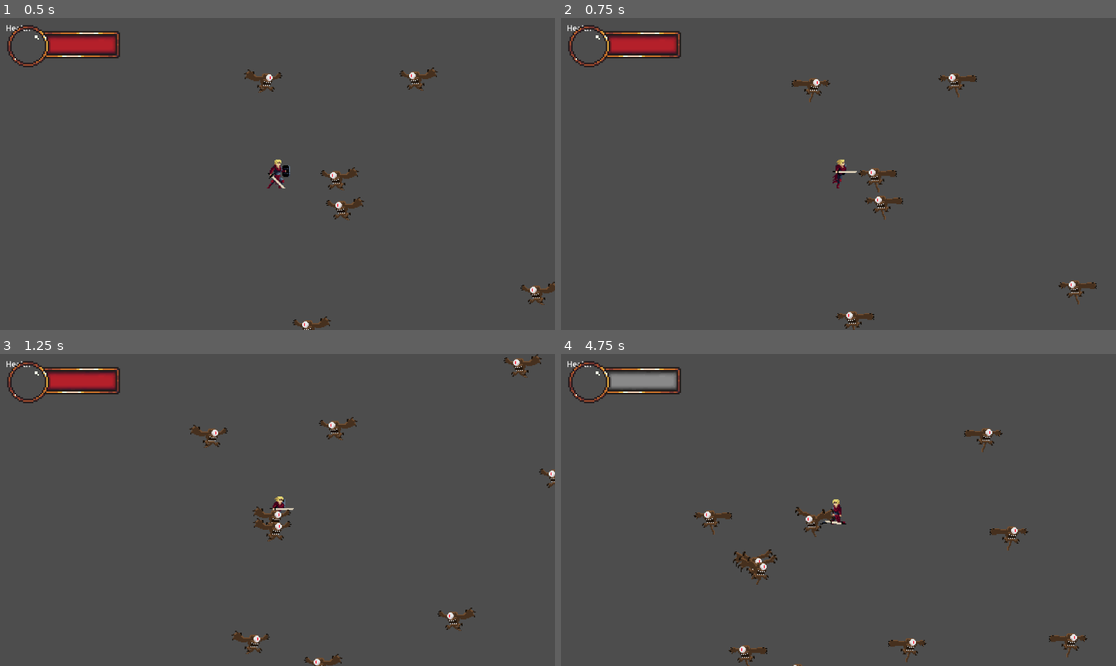
Above: before the commit, frames 1-4 (two rows, left to right).
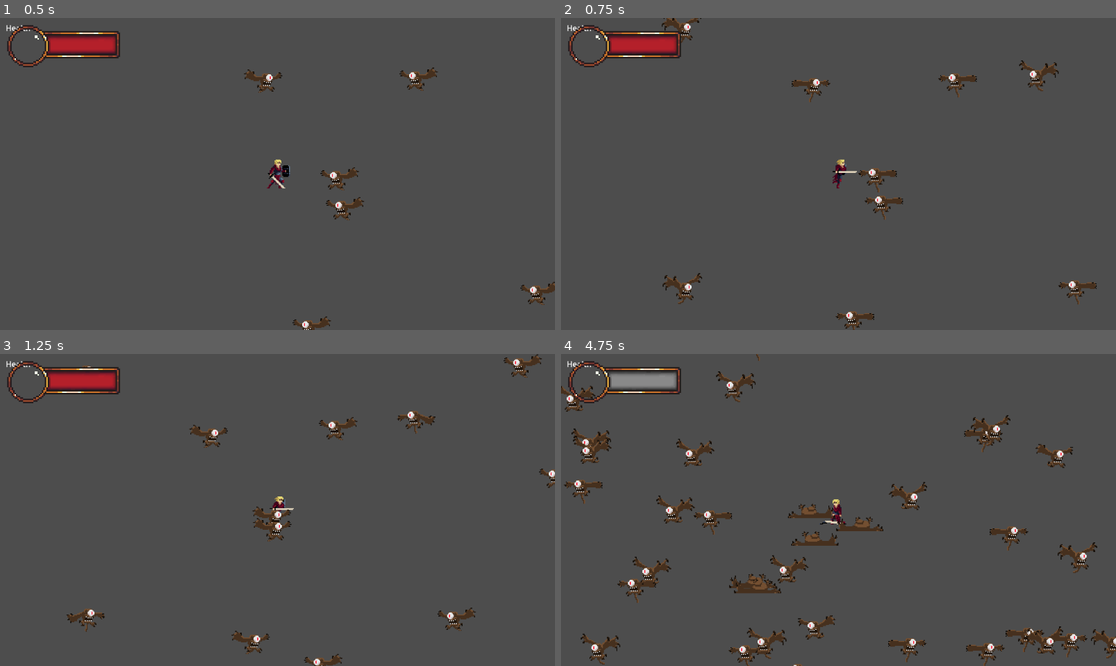
Above: after the commit, the same moments.

Repository: PolyBytes/Jame-Gam-39
Game: Godot game, scene res://Levels/Prototyping.tscn
The game is run twice, just before and just after one commit, with the same random seed, the same clock (stepped at 60 frames per second) and the same inputs.
Inputs (mouse positions are in pixels of both pictures, inside the frame that each line leads up to):
- Up to frame 1 (0.5 s): no input
- Up to frame 2 (0.75 s): move the mouse to (960, 158) at 0.52 s; hold D (move_right) from 0.53 s (still down); tap Space (dodge_roll) at 0.6 s
- Up to frame 3 (1.25 s): keep holding D (move_right)
- Up to frame 4 (4.75 s): move the mouse to (727, 525) at 1.27 s; release D (move_right) at 1.28 s; hold S (move_down) 1.28-2.03 s; click (727, 525) at 1.35 s; tap Space (dodge_roll) at 1.55, 2.1, 2.85, 3.8, 4.35 s; move the mouse to (894, 441) at 2.02 s; hold D (move_right) 2.03-2.78 s; move the mouse to (810, 572) at 2.77 s; hold W (move_up) 2.78-3.53 s; move the mouse to (1005, 556) at 3.52 s; hold A (move_left) from 3.53 s (still down); click (1005, 556) at 3.6 s; move the mouse to (672, 463) at 4.27 s

Frame 1 is identical in both runs. In frame 2, 0.7% of the frame differs, in the area x 18-90%, y 0-92%; in frame 3, 0.4%; in frame 4, 5.7%, in the area x 0-100%, y 0-100%.

Commit message:
Fixed Flying Eyes Getting Stuck in Idle state after Death
- The issue seems to have been related to an Reset animation that was added after the CPUParticles node was added. I believe it was causing the animation to revert back to the Idle state and not be able to move to the Death state.

Diff:
--- a/Autoloads/SpawnManager.gd
+++ b/Autoloads/SpawnManager.gd
@@ -10,6 +10,10 @@
 	scene_root = get_tree().root.get_child(0)
 	spawn_wave()
 
+func _process(delta):
+	if Input.is_action_just_pressed("dodge_roll"):
+		spawn_wave()
+
 func spawn_wave():
 	for i in range(enemy_count):
 		var enemy = flying_eye.instantiate()
--- a/Enemies/Flying-Eye/FlyingEye.gd
+++ b/Enemies/Flying-Eye/FlyingEye.gd
@@ -20,11 +20,11 @@
 
 func _process(delta):
 	if not is_alive:
-		animation_state.travel("death")
-		set_process(false)
-
-	handle_player_targeting(delta)
-	handle_attacking()
+		if animation_state.get_current_node() != "death":
+			animation_state.travel("death")
+	else:
+		handle_player_targeting(delta)
+		handle_attacking()
 
 func handle_player_targeting(delta: float):
 	if not target_player:
--- a/Enemies/Flying-Eye/FlyingEye.tscn
+++ b/Enemies/Flying-Eye/FlyingEye.tscn
@@ -95,24 +95,8 @@
 "values": [true]
 }
 
-[sub_resource type="Animation" id="Animation_jgs5y"]
-length = 0.001
-tracks/0/type = "value"
-tracks/0/imported = false
-tracks/0/enabled = true
-tracks/0/path = NodePath("CPUParticles2D:emitting")
-tracks/0/interp = 1
-tracks/0/loop_wrap = true
-tracks/0/keys = {
-"times": PackedFloat32Array(0),
-"transitions": PackedFloat32Array(1),
-"update": 1,
-"values": [false]
-}
-
 [sub_resource type="AnimationLibrary" id="AnimationLibrary_wdqqu"]
 _data = {
-"RESET": SubResource("Animation_jgs5y"),
 "attack": SubResource("Animation_o67j0"),
 "death": SubResource("Animation_7fpdq"),
 "idle": SubResource("Animation_2cqkv"),
@@ -150,23 +134,23 @@
 switch_mode = 2
 advance_mode = 2
 
-[sub_resource type="AnimationNodeStateMachineTransition" id="AnimationNodeStateMachineTransition_wfdrb"]
-switch_mode = 2
-advance_mode = 2
+[sub_resource type="AnimationNodeStateMachineTransition" id="AnimationNodeStateMachineTransition_rc3v4"]
+
+[sub_resource type="AnimationNodeStateMachineTransition" id="AnimationNodeStateMachineTransition_ogt2h"]
 
 [sub_resource type="AnimationNodeStateMachine" id="AnimationNodeStateMachine_6cvl2"]
 states/End/position = Vector2(782, 171)
 states/Start/position = Vector2(507, 80)
 states/attack/node = SubResource("AnimationNodeAnimation_8poik")
-states/attack/position = Vector2(416, 269)
+states/attack/position = Vector2(398, 274)
 states/death/node = SubResource("AnimationNodeAnimation_4n00x")
 states/death/position = Vector2(642, 171)
 states/idle/node = SubResource("AnimationNodeAnimation_hwbct")
 states/idle/position = Vector2(507, 171)
 states/take_damage/node = SubResource("AnimationNodeAnimation_k6jgb")
-states/take_damage/position = Vector2(608, 269)
-transitions = ["Start", "idle", SubResource("AnimationNodeSt …(463 unchanged characters)… ionNodeStateMachineTransition_py42s"), "death", "End", SubResource("AnimationNodeStateMachineTransition_wfdrb")]
-graph_offset = Vector2(192, 131)
+states/take_damage/position = Vector2(642, 274)
+transitions = ["Start", "idle", SubResource("AnimationNodeSt …(463 unchanged characters)… ionNodeStateMachineTransition_py42s"), "attack", "death", SubResource("AnimationNodeStateMachineTransition_rc3v4"), "take_damage", "death", SubResource("AnimationNodeStateMachineTransition_ogt2h")]
+graph_offset = Vector2(171, 66)
 
 [node name="FlyingEye" type="Area2D"]
 z_index = 4
@@ -182,6 +166,7 @@
 texture = ExtResource("1_nul23")
 hframes = 8
 vframes = 4
+frame = 2
 metadata/_edit_lock_ = true
 
 [node name="AnimationPlayer" type="AnimationPlayer" parent="."]
@@ -190,9 +175,6 @@
 }
 
 [node name="AnimationTree" type="AnimationTree" parent="."]
-libraries = {
-"": SubResource("AnimationLibrary_wdqqu")
-}
 tree_root = SubResource("AnimationNodeStateMachine_6cvl2")
 anim_player = NodePath("../AnimationPlayer")
 
--- a/Player/Player.tscn
+++ b/Player/Player.tscn
@@ -216,9 +216,6 @@
 
 [node name="AnimationTree" type="AnimationTree" parent="."]
 root_node = NodePath("../Sprite2D")
-libraries = {
-"": SubResource("AnimationLibrary_f48eo")
-}
 tree_root = SubResource("AnimationNodeStateMachine_noype")
 anim_player = NodePath("../AnimationPlayer")
 
